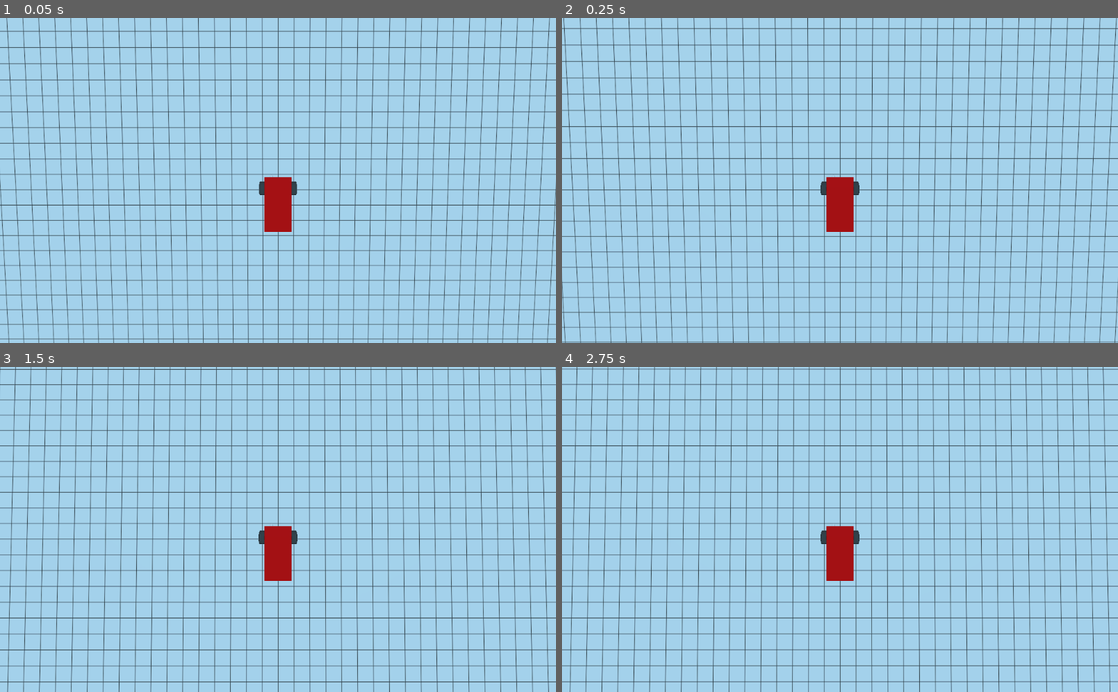
Above: before the commit, frames 1-4 (two rows, left to right).
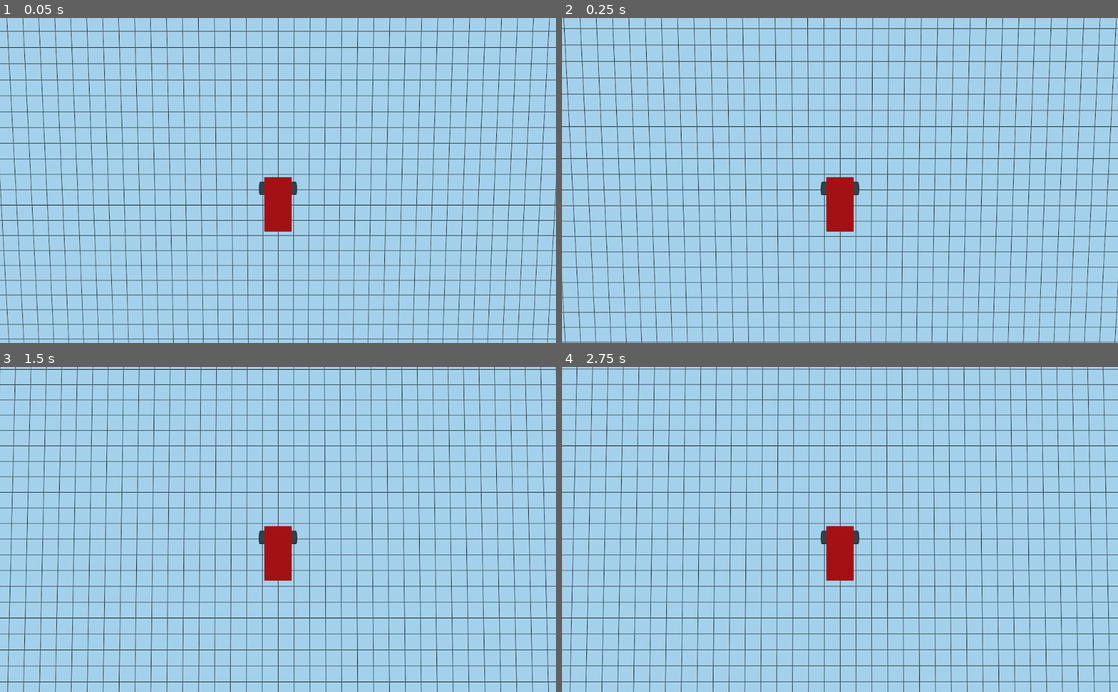
Above: after the commit, the same moments.

Repository: eellak/fossbot-web-simulator
Game: Godot game, scene res://Spatial.tscn
Two runs of this game, one before a commit and one after it. Both use one fixed random seed, a clock stepped at 60 frames per second and the inputs below.
Inputs:
- Up to frame 1 (0.05 s): no input
- Up to frame 2 (0.25 s): no input
- Up to frame 3 (1.5 s): hold D (right) 0.53-1.28 s; hold S (back) from 1.28 s (still down)
- Up to frame 4 (2.75 s): release S (back) at 2.03 s; hold D (right) from 2.03 s (still down)

The runs differ from the first frame. In frame 1, 0.9% of the frame differs, in the area x 0-100%, y 0-100%; in frame 2, 1.1%; in frame 3, 1.5%; in frame 4, 0.9%.

Commit message:
increased quality

Diff:
--- a/godot/project.godot
+++ b/godot/project.godot
@@ -51,8 +51,14 @@
 
 [rendering]
 
-quality/filters/sharpen_intensity=0.5
+quality/filters/sharpen_intensity=1.0
+quality/directional_shadow/size=5376
+quality/shadow_atlas/cubemap_size=1024
+quality/shadows/filter_mode=2
 quality/filters/anisotropic_filter_level=16
 quality/subsurface_scattering/quality=2
+quality/subsurface_scattering/follow_surface=true
 quality/voxel_cone_tracing/high_quality=true
+quality/filters/msaa=4
+quality/filters/use_debanding=true
 environment/default_environment="res://default_env.tres"
Not shown, changed: godot/exports/index.html
Not shown, changed: godot/exports/index.pck
